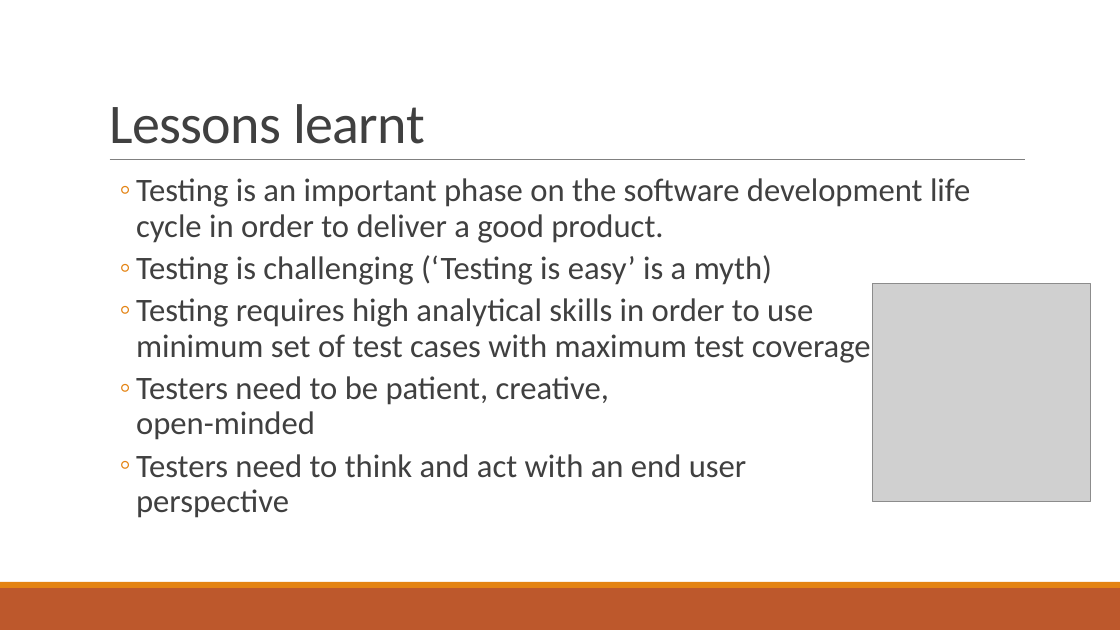
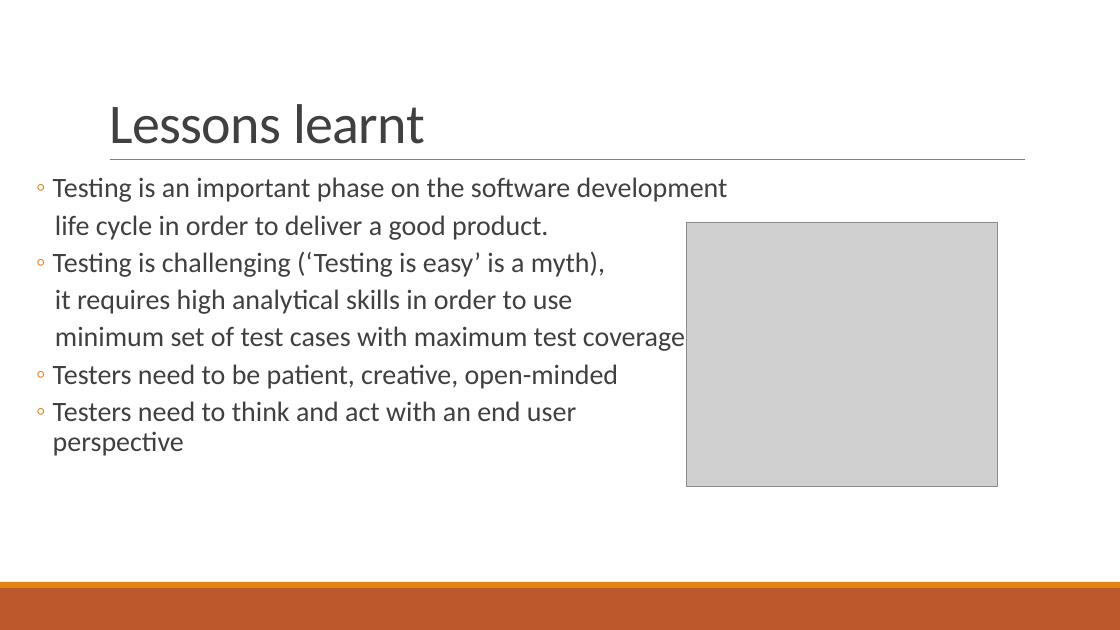
Before and after one commit to corinaradu/siit-testing, a slide deck: slide 10 of final-project/virtual-cards/virtual-cards.pptx. Drawn at 1120x630 pixels with LibreOffice and Linux fonts; fonts in the diff are those of the drawing; grey boxes stand for pictures. Boxes give left, top, right and bottom in pixels: in the first picture for what was removed or moved away, otherwise in the second. Text is boxed around its words. In the diff, an @@ line names an element or a change of style, - is before the commit and + after.

```diff
--- a/final-project/virtual-cards/virtual-cards.pptx
+++ b/final-project/virtual-cards/virtual-cards.pptx
@@ text "Testing is an important phase ...": place and size @@
-text "Testing is an important phase ..." at <box>136,178,970,518</box>
+text "Testing is an important phase ..." at <box>53,177,728,456</box>
@@ text at <box>53,177,728,351</box>: text changed; size 28 to 24 pt @@
-  ◦ Testing is an important phase on the software development life cycle in order to deliver a good product.
-  ◦ Testing is challenging (‘Testing is easy’ is a myth)
-  ◦ Testing requires high analytical skills in order to use
-    minimum set of test cases with maximum test coverage
+  ◦ Testing is an important phase on the software development
+  life cycle in order to deliver a good product.
+  ◦ Testing is challenging (‘Testing is easy’ is a myth),
+  it requires high analytical skills in order to use
+  minimum set of test cases with maximum test coverage
@@ picture added at <box>686,222,997,486</box> @@
@@ picture removed at <box>873,284,1091,502</box> @@
@@ text at <box>53,364,618,456</box>: size 28 to 24 pt in "Testers need to be patient, creative, open-minded", "Testers need to think and act with ..." @@
```
Also in this commit, not shown: 5 other slides changed, 20 other files.
